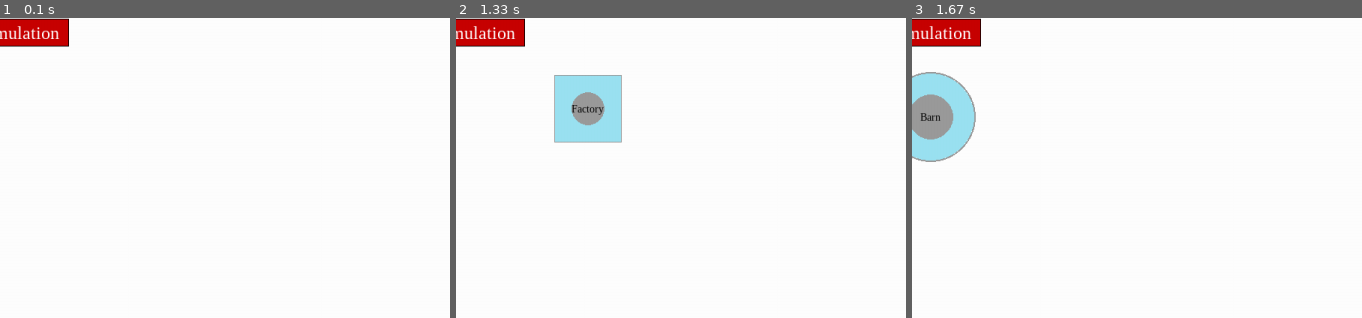
Above: before the commit, frames 1-3 (left to right).
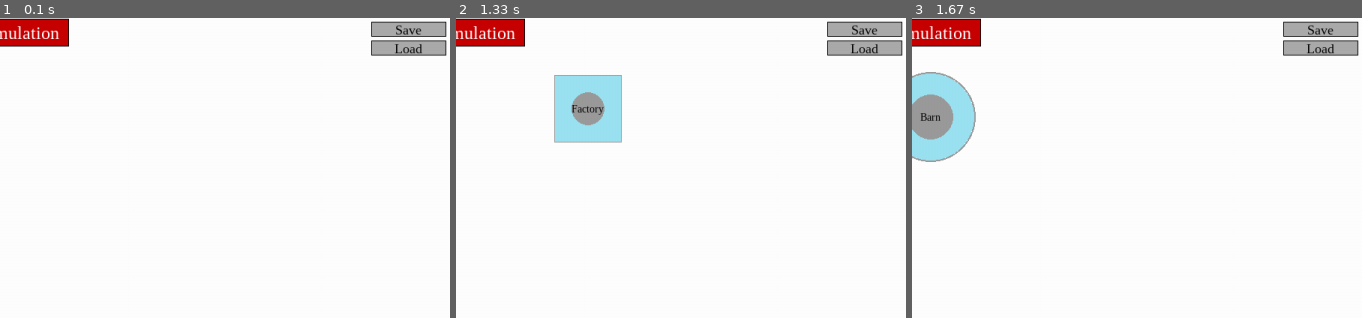
Above: after the commit, the same moments.

Repository: AvanaPY/SimSims
Game: pygame game, started from __main__.py
The game is run twice, just before and just after one commit, with the same random seed, the same clock (stepped at 60 frames per second) and the same inputs.
Inputs (mouse positions are % of the whole screen's width and height, from its top left):
- Up to frame 1 (0.1 s): no input
- Up to frame 2 (1.33 s): tap 1 at 0.33 s; tap 8 at 0.67 s; hold V from 1 s (still down); move the mouse to (65, 15) at 1.03 s; tap 2 at 1.07 s; tap 4 at 1.15 s
- Up to frame 3 (1.67 s): tap 2 at 1.37, 1.57 s; release V at 1.47 s; hold X from 1.5 s (still down); move the mouse to (52, 16) at 1.53 s
The pictures show only the part of the screen within x 50-100%, y 0-50%; the shares and areas given below are measured in that part.

The runs differ from the first frame. In frame 1, 1.8% of the frame differs, in the area x 82-100%, y 1-13%; in frame 2, 1.8%; in frame 3, 1.8%.

Commit message:
Save and load

Diff:
--- a/__main__.py
+++ b/__main__.py
@@ -1,11 +1,11 @@
 import os
 os.environ['PYGAME_HIDE_SUPPORT_PROMPT'] = 'hide'
 
-
 from simsims import SimsSims
 
+SAVE_DIRECTORY = './saves'
 
 DIMS = (1200, 800)
 
-sims = SimsSims(DIMS)
+sims = SimsSims(DIMS, save_dir=SAVE_DIRECTORY)
 sims.start()
--- /dev/null
+++ b/saves/test.json
@@ -0,0 +1,293 @@
+[
+    {
+        "type": "Magazine",
+        "in": [
+            6
+        ],
+        "out": [
+            4
+        ],
+        "resources": [
+            {
+                "type": "Product"
+            },
+            {
+                "type": "Product"
+            },
+            {
+                "type": "Product"
+            },
+            {
+                "type": "Product"
+            },
+            {
+                "type": "Product"
+            },
+            {
+                "type": "Product"
+            },
+            {
+                "type": "Product"
+            },
+            {
+                "type": "Product"
+            }
+        ],
+        "radius": 60,
+        "position": [
+            294,
+            275
+        ],
+        "working": false,
+        "index": 0,
+        "background": [
+            255,
+            255,
+            255
+        ],
+        "border": [
+            0,
+            0,
+            0
+        ],
+        "dims": [
+            126,
+            126
+        ]
+    },
+    {
+        "type": "Barn",
+        "in": [
+            3
+        ],
+        "out": [
+            5
+        ],
+        "resources": [
+            {
+                "type": "Food"
+            },
+            {
+                "type": "Food"
+            },
+            {
+                "type": "Food"
+            },
+            {
+                "type": "Food"
+            },
+            {
+                "type": "Food"
+            },
+            {
+                "type": "Food"
+            },
+            {
+                "type": "Food"
+            },
+            {
+                "type": "Food"
+            }
+        ],
+        "radius": 60,
+        "position": [
+            873,
+            258
+        ],
+        "working": false,
+        "index": 1,
+        "background": [
+            255,
+            255,
+            255
+        ],
+        "border": [
+            0,
+            0,
+            0
+        ],
+        "dims": [
+            126,
+            126
+        ]
+    },
+    {
+        "type": "Road",
+        "in": [
+            3,
+            4,
+            5,
+            6
+        ],
+        "out": [
+            3,
+            4,
+            5,
+            6
+        ],
+        "resources": [
+            {
+                "type": "Worker",
+                "viability": 0.05597538248399275
+            },
+            {
+                "type": "Worker",
+                "viability": 0.2773959296001927
+            },
+            {
+                "type": "Worker",
+                "viability": 0.363096902203197
+            },
+            {
+                "type": "Worker",
+                "viability": 0.6
+            }
+        ],
+        "radius": 60,
+        "position": [
+            566,
+            257
+        ],
+        "working": false,
+        "index": 2,
+        "background": [
+            255,
+            255,
+            255
+        ],
+        "border": [
+            0,
+            0,
+            0
+        ],
+        "dims": [
+            126,
+            126
+        ],
+        "viabilityreductionperworker": 0.05
+    },
+    {
+        "type": "Field",
+        "in": [
+            2
+        ],
+        "out": [
+            1,
+            2
+        ],
+        "resources": [],
+        "position": [
+            784,
+            431
+        ],
+        "working": false,
+        "index": 3,
+        "background": [
+            255,
+            255,
+            255
+        ],
+        "border": [
+            0,
+            0,
+            0
+        ],
+        "dims": [
+            90,
+            90
+        ]
+    },
+    {
+        "type": "Flat",
+        "in": [
+            0,
+            2
+        ],
+        "out": [
+            2
+        ],
+        "resources": [],
+        "position": [
+            449,
+            95
+        ],
+        "working": false,
+        "index": 4,
+        "background": [
+            255,
+            255,
+            255
+        ],
+        "border": [
+            0,
+            0,
+            0
+        ],
+        "dims": [
+            90,
+            90
+        ]
+    },
+    {
+        "type": "Diner",
+        "in": [
+            1,
+            2
+        ],
+        "out": [
+            2
+        ],
+        "resources": [],
+        "position": [
+            764,
+            92
+        ],
+        "working": false,
+        "index": 5,
+        "background": [
+            255,
+            255,
+            255
+        ],
+        "border": [
+            0,
+            0,
+            0
+        ],
+        "dims": [
+            90,
+            90
+        ]
+    },
+    {
+        "type": "Factory",
+        "in": [
+            2
+        ],
+        "out": [
+            0,
+            2
+        ],
+        "resources": [],
+        "position": [
+            453,
+            432
+        ],
+        "working": false,
+        "index": 6,
+        "background": [
+            255,
+            255,
+            255
+        ],
+        "border": [
+            0,
+            0,
+            0
+        ],
+        "dims": [
+            90,
+            90
+        ]
+    }
+]
--- a/sim_assets/map.py
+++ b/sim_assets/map.py
@@ -1,16 +1,32 @@
 import pygame
 import math
 from .ext import compute_bezier_points, colour_linear_interpolation
+from .places import Place, Magazine, Barn, Road, Diner, Factory, Field, Flat
 class Map:
     def __init__(self):
         self._places = []
         self._selected_build_type = None        # Which type to build
         self._selected_resource_type = None     # Which resource to place
-        self._selected_place = None             # Which place is currently selected
+        self._selected_place = None  # Which place is currently selected
+
+        self._selected_previews = {}
+        for buildable in (Magazine, Barn, Road, Diner, Factory, Field, Flat):
+            b = buildable(set_index=False)
+            blit = b.blit()
+            blit.fill((0, 180, 220, 100), special_flags=pygame.BLEND_RGBA_MULT)
+            self._selected_previews[buildable] = (blit, b.name)
 
     @property
     def places(self):
         return self._places
+
+    def _wait_threads(self):
+        """
+            Waits for any places that aren't finished with their current transition to finish the transition.
+        """
+        for place in self._places:
+            while place.working:
+                pass
 
     def select_build_type(self, t):
         """
@@ -102,10 +118,8 @@
             Returns a (blit, name) preview pair of the selected object. Returns (None, "") if no building is selected.
         """
         if self._selected_build_type:
-            t = self._selected_build_type()
-            blit = t.blit()
-            blit.fill((0, 180, 220, 100), special_flags=pygame.BLEND_RGBA_MULT)
-            return blit, t.name
+            blit, name = self._selected_previews[self._selected_build_type]
+            return blit, name
         return None, ''
 
     def blit(self, dims, text_font: pygame.font.Font):
@@ -131,7 +145,6 @@
                 blit.blit(txt_blit, (x, y))
                 surface.blit(blit, place.position)
 
-
         return surface
 
     def _draw_bezier(self, surface, pos1, pos2, bend_factor=0.2):
@@ -151,3 +164,30 @@
             walked += math.dist(b_points[i], b_points[i + 1])
             col = colour_linear_interpolation(start_col, end_col, walked / length)
             pygame.draw.line(surface, col, b_points[i], b_points[i + 1], 3)
+
+    def json(self):
+        """
+            Returns a json object representing the map.
+        """
+        for i, p in enumerate(self._places):
+            p.set_index(i)
+        places = []
+        for place in self._places:
+            p_json = place.json()
+            p_json = {k.replace('_',''):v for k, v in p_json.items()}
+            places.append(p_json)
+        return places
+
+    def load_json(self, json):
+        self._places.clear()
+        index_map = {}
+        for place_json in json:
+            place = Place.from_json(place_json)
+            self._places.append(place)
+            index_map[place_json['index']] = place
+
+        for place_json in json:
+            place = index_map[place_json['index']]
+            for index in place_json['out']:
+                p = index_map[index]
+                place.connect_place(p)
--- a/sim_assets/places.py
+++ b/sim_assets/places.py
@@ -7,21 +7,45 @@
 import random
 
 class Place:
-    def __init__(self, name, uses, produces):
+    PLACE_COUNTER = 0
+    def __init__(self, name, uses, produces, *args, **kwargs):
         self._name = name
         self._resources = []
         self._ingoing_connections = []
         self._outgoing_connections = []
-        self._position = (0, 0)
+        self._position = kwargs.get('position', (0, 0))
         self._working = False
         self._uses = uses
         self._produces = produces
+
+        if kwargs.get('index', 0):
+            self._index = kwargs.get('index')
+        elif kwargs.get('set_index', True):
+            self._index = Place.PLACE_COUNTER
+            Place.PLACE_COUNTER += 1
+        else:
+            self._index = -1
+
+        # Graphics
+        self._background = kwargs.get('background', (255, 255, 255))
+        self._border = kwargs.get('border', (0, 0, 0))
+        self._dims = kwargs.get('dims', (90, 90))
+
     @property
     def name(self):
         return self._name
     @property
     def position(self):
         return self._position
+    @property
+    def index(self):
+        return self._index
+    @property
+    def working(self):
+        return self._working
+
+    def set_index(self, i):
+        self._index = i
 
     def uses(self, t):
         """
@@ -165,15 +189,34 @@
         """
         pass
 
+    def json(self):
+        index_in_connections = [c.index for c in self._ingoing_connections]
+        index_ou_connections = [c.index for c in self._outgoing_connections]
+        resource_count = [r.json() for r in self._resources]
+        json = {
+            'type': self.__class__.__name__,
+            'in': index_in_connections,
+            'out': index_ou_connections,
+            'resources': resource_count
+        }
+        _dict = self.__dict__.copy()
+        for k in ('_ingoing_connections', '_outgoing_connections', '_resources', '_thread_lock', '_produces', '_uses', '_name'):
+            _dict.pop(k, None)
+        json = {**json, **_dict}  # Merges the two dictionaries
+        return json
+
+    @staticmethod
+    def from_json(json):
+        place = CLASS_NAME_MAP_DICT[json['type']](**json)
+        for r_json in json['resources']:
+            place.insert(Resource.from_json(r_json))
+        return place
 ####################
 #       NODES
 ####################
 class Node(Place):
-    def __init__(self, name, uses, produces, dims=(90, 90), background=(255, 255, 255), border=(0, 0, 0)):
-        super().__init__(name, uses, produces)
-        self._dims = dims
-        self._background = background
-        self._border = border
+    def __init__(self, name, uses, produces, *args, **kwargs):
+        super().__init__(name, uses, produces, *args, **kwargs)
 
     def blit(self):
         # Create a surface
@@ -236,8 +279,8 @@
 class Factory(Node):
     VIABILITY_DIFF = 0.1
     CHANCE_OF_ACCIDENT = 0.05
-    def __init__(self):
-        super().__init__('Factory', (Worker,), (Worker, Product,))
+    def __init__(self, *args, **kwargs):
+        super().__init__('Factory', (Worker,), (Worker, Product,), *args, **kwargs)
 
     def random_accident(self):
         return random.random() < self.CHANCE_OF_ACCIDENT
@@ -246,7 +289,7 @@
         self._working = True
 
         worker = self._resources[0]
-        viability_penalty = map_from_to(worker.viability, 0, 1, 4, 1)
+        viability_penalty = map_from_to(worker.viability, 0, 1, 2, 1)
         time.sleep(delay/3 * worker.viability)
         for r in self._resources[:]:
             if type(r) == Worker:
@@ -281,8 +324,8 @@
 
 class Field(Node):
     CHANCE_OF_ACCIDENT = 0.05
-    def __init__(self):
-        super().__init__('Field', (Worker,), (Worker, Food,))
+    def __init__(self, *args, **kwargs):
+        super().__init__('Field', (Worker,), (Worker, Food,), *args, **kwargs)
 
     def random_accident(self):
         return random.random() < self.CHANCE_OF_ACCIDENT
@@ -291,7 +334,7 @@
         self._working = True
 
         worker = self._resources[0]
-        viability_penalty = map_from_to(worker.viability, 0, 1, 4, 1)
+        viability_penalty = map_from_to(worker.viability, 0, 1, 2, 1)
         time.sleep(delay/3 * worker.viability)
         for r in self._resources[:]:
             if type(r) == Worker:
@@ -326,8 +369,8 @@
 
 class Flat(Node):
     VIABILITY_INCREASE = 0.1
-    def __init__(self):
-        super().__init__('Flat', (Worker, Product), (Worker, ))
+    def __init__(self, *args, **kwargs):
+        super().__init__('Flat', (Worker, Product), (Worker, ), *args, **kwargs)
 
     def use_resources(self, delay=1):
         self._working = True
@@ -376,8 +419,8 @@
     MIN_VIABILITY_INCREASE = 0.1
     FOOD_POISON_CHANCE = 0.2
     FOOD_POISON_FACTOR = -0.2
-    def __init__(self):
-        super().__init__('Diner', (Worker, Food), (Worker, ))
+    def __init__(self, *args, **kwargs):
+        super().__init__('Diner', (Worker, Food), (Worker, ), *args, **kwargs)
 
     @property
     def viability(self):
@@ -422,14 +465,10 @@
 #    CONTAINERS
 ###################
 class Container(Place):
-    def __init__(self, name, uses, produces, radius=60, background=(255, 255, 255), border=(0, 0, 0)):
-        super().__init__(name, uses, produces)
-        self._radius = radius
-        self._dims = (round(radius*2.1), round(radius*2.1))
-        self._background = background
-        self._border = border
-        self._uses = uses
-        self._produces = produces
+    def __init__(self, name, uses, produces, *args, **kwargs):
+        self._radius = kwargs.get('radius', 60)
+        kwargs['dims'] = (round(self._radius * 2.1), round(self._radius * 2.1))
+        super().__init__(name, uses, produces, *args, **kwargs)
         self._thread_lock = threading.Lock()
 
     def dims(self):
@@ -501,8 +540,8 @@
             return False
 
 class Magazine(Container):
-    def __init__(self):
-        super().__init__('Magazine', (Product,), (Product,))
+    def __init__(self, *args, **kwargs):
+        super().__init__('Magazine', (Product,), (Product,), *args, **kwargs)
 
     def insert(self, r: Resource):
         if isinstance(r, Product):
@@ -511,8 +550,8 @@
         return False
 
 class Barn(Container):
-    def __init__(self):
-        super().__init__('Barn', (Food, ), (Food, ))
+    def __init__(self, *args, **kwargs):
+        super().__init__('Barn', (Food, ), (Food, ), *args, **kwargs)
 
     def insert(self, r: Resource):
         if isinstance(r, Food):
@@ -521,8 +560,8 @@
         return False
 
 class Road(Container):
-    def __init__(self):
-        super().__init__('Road', (Worker,), (Worker,))
+    def __init__(self, *args, **kwargs):
+        super().__init__('Road', (Worker,), (Worker,), *args, **kwargs)
         self._viability_reduction_per_worker = 0.05
 
     @property
@@ -535,3 +574,5 @@
                 self._resources.append(r)
             return True
         return False
+
+CLASS_NAME_MAP_DICT = {v.__name__: v for v in (Node.__subclasses__() + Container.__subclasses__())}
--- a/sim_assets/resource.py
+++ b/sim_assets/resource.py
@@ -1,9 +1,9 @@
 import pygame
 class Resource:
-    def __init__(self, name, colour, dims=(8, 8)):
-        self._name = name
-        self._colour = colour
-        self._dims = dims
+    def __init__(self, *args, **kwargs):
+        self._name = kwargs.get('name', 'Resource')
+        self._colour = kwargs.get('colour', (0, 0, 0))
+        self._dims = kwargs.get('dims', (8, 8))
     @property
     def name(self):
         return self._name
@@ -15,13 +15,31 @@
         surface.fill(self._colour)
         return surface
 
+    def json(self):
+        json = {
+            'type':self.__class__.__name__
+        }
+        json = {**json, **self.__dict__}
+        json = {k.replace('_', ''): v for k, v in json.items()}
+        for k in ('name', 'colour', 'dims'):
+            json.pop(k, None)
+        return json
+
+    @staticmethod
+    def from_json(json):
+        type_map = {v.__name__:v for v in Resource.__subclasses__()}
+        t = type_map[json['type']](**json)
+        return t
+
 class Worker(Resource):
     """
         Worker class, indicated with the colour black.
     """
-    def __init__(self):
-        super().__init__('Worker', (0, 0, 0))
-        self._viability = 1
+    def __init__(self, *args, **kwargs):
+        kwargs['colour'] = 0, 0, 0
+        kwargs['name'] = self.__class__.__name__
+        super().__init__(*args, **kwargs)
+        self._viability = kwargs.get('viability', 1)
     @property
     def viability(self):
         return self._viability
@@ -50,12 +68,16 @@
     """
         Food class, indicated with the colour Green.
     """
-    def __init__(self):
-        super().__init__('Food', (0, 255, 0))
+    def __init__(self, *args, **kwargs):
+        kwargs['colour'] = 0, 255, 0
+        kwargs['name'] = self.__class__.__name__
+        super().__init__(*args, **kwargs)
 
 class Product(Resource):
     """
         Product class, indicated with the colour Red.
     """
-    def __init__(self):
-        super().__init__('Product', (255, 0, 0))
+    def __init__(self, *args, **kwargs):
+        kwargs['colour'] = 255, 0, 0
+        kwargs['name'] = self.__class__.__name__
+        super().__init__(*args, **kwargs)
--- a/simsims.py
+++ b/simsims.py
@@ -8,6 +8,8 @@
 pygame.display.set_caption(APPLICATION_NAME)
 
 import threading
+import json
+
 
 from sim_assets import bindings as keybindings
 from ui_assets import UI, Panel, Button
@@ -16,7 +18,7 @@
 from sim_assets import Map
 
 class SimsSims:
-    def __init__(self, dims, framerate=60):
+    def __init__(self, dims, *args, **kwargs):
         self._dims = dims
         self._window = pygame.display.set_mode(dims)
 
@@ -26,8 +28,10 @@
 
         self._running = False
 
-        self._framerate = framerate
+        self._framerate = kwargs.get('framerate', 60)
         self._clock = pygame.time.Clock()
+
+        self._save_dir = kwargs.get('save_dir', './')
 
         ############################################################
         # The graphical user interface
@@ -37,6 +41,11 @@
                                     background_colour=(200, 0, 0), padx=25, pady=10)
         self._ui.add_button(self._start_button)
 
+        self._pause_button = Button('Pause Simulation', self._main_font, (dims[0] / 2, 20), (100, 20), func = lambda: self.pause_simulation(),
+                                    background_colour=(200, 0, 0), padx=25, pady=10)
+        self._pause_button.hide()
+        self._ui.add_button(self._pause_button)
+        ## KEYBINDS
         self._show_keybind_panel = False
         self._toggle_keybindings_button = Button('Show Keybindigs', self._mid_font, (5, 5), (100, 20), func=self._toggle_keybindings_panel,
                                                 background_colour=(40, 40, 40, 100), text_colour=(0, 0, 0), padx=25, centered=False)
@@ -51,12 +60,22 @@
         self._keybind_panel.add_text(f'{keybindings.name_of_key(keybindings.DESELECT)} - Remove selection (Mouse Over)', self._mid_font)
         self._keybind_panel.hide()
 
+        ## Saving and loading
+
+        w, h = 100, 20
+        self._save_button = Button('Save', self._mid_font, (dims[0] - w - 5, 5), (w, h), func=lambda: self._save(),
+                                    background_colour=(40, 40, 40, 100), text_colour=(0, 0, 0), centered=False)
+        self._load_button = Button('Load', self._mid_font, (dims[0] - w - 5, h + 10), (w, h), func=lambda:self._toggle_load_menu(),
+                                    background_colour=(40, 40, 40, 100), text_colour=(0, 0, 0), centered=False)
+        self._ui.add_button(self._save_button)
+        self._ui.add_button(self._load_button)
+
         selections = (Magazine, Barn, Road, Factory, Field, Flat, Diner)
 
         select_btn_width  = self._dims[0] / len(selections)
         select_btn_height = 30
         for i, t in enumerate(selections):
-            place = t()
+            place = t(set_index=False)
             key = getattr(keybindings, f'SELECT_TYPE_{place.name.upper()}')
             btn = Button(f'{place.name} ({keybindings.name_of_key(key)})', self._main_font,
                     ((i + 0.5) * select_btn_width, self._dims[1] - select_btn_height * 0.75), (select_btn_width, select_btn_height),
@@ -108,8 +127,23 @@
         """
             Starts the simulation.
         """
+        self._started_sim = True
         self._start_button.hide()
-        self._started_sim = True
+        self._pause_button.unhide()
+
+    def pause_simulation(self):
+        self._started_sim = False
+        self._wait_threads()
+        self._start_button.unhide()
+        self._pause_button.hide()
+
+    def _wait_threads(self):
+        """
+            Wrapper for Map._wait_threads:
+
+                It waits for any threads to finish before continuing.
+        """
+        self._map._wait_threads()
 
     def _toggle_keybindings_panel(self):
         self._show_keybind_panel = not self._show_keybind_panel
@@ -205,3 +239,24 @@
             if not ui_element.hidden:
                 self._window.blit(ui_element.blit, ui_element.position)
         pygame.display.flip()
+
+    # Loading and saving
+
+    def _toggle_load_menu(self):
+        self._load('test.json')
+
+    def _load(self, item):
+        with open(f'{self._save_dir}/{item}', 'rb') as f:
+            obj = json.loads(f.read())
+            self._map.load_json(obj)
+
+    def _save(self):
+        state = self._started_sim
+
+        self.pause_simulation()
+        self._wait_threads()
+        map_json = self._map.json()
+        with open(f'{self._save_dir}/test.json', 'w') as f:
+            obj = json.dump(map_json, f)
+
+        self._started_sim = state
